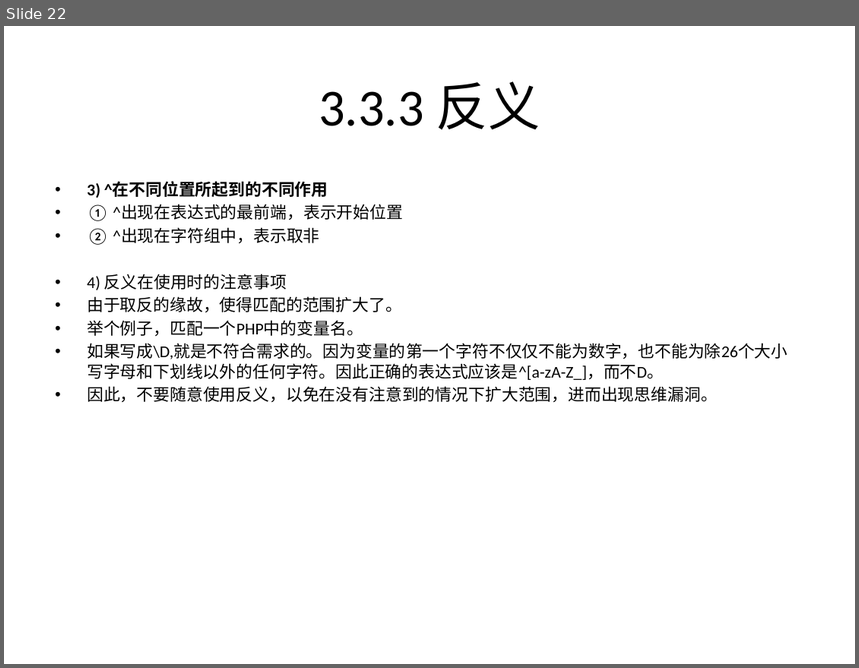
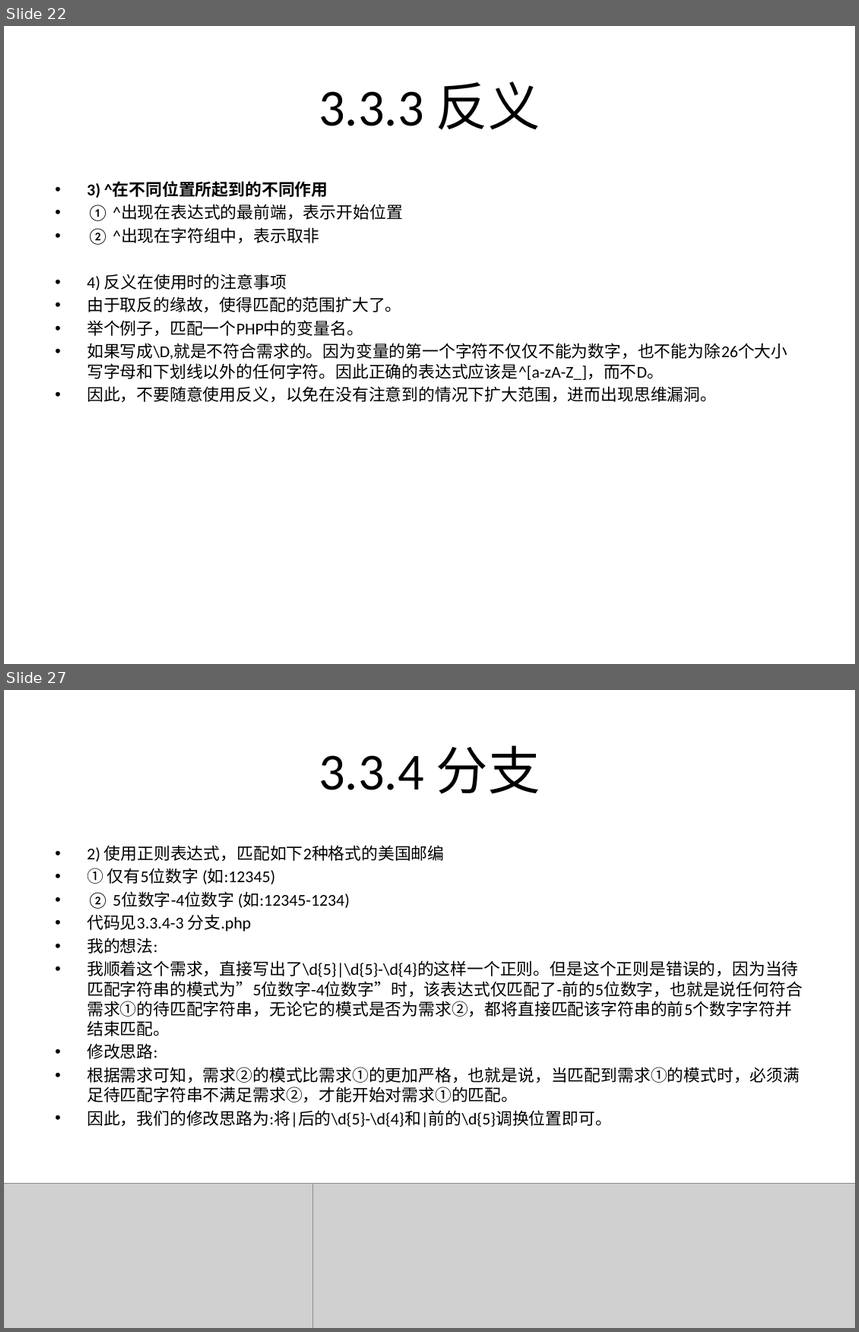
Before and after one commit to rayallen20/regularExpressions, a slide deck: 《PHP核心技术与最佳实践》第3章--正则表达式基础与应用/3.3 正则表达式匹配规则.pptx. Shown one above the other, each under a label of ours: slide 22 before the commit, slides 22 and 27 after it; the slides between them are not shown. The pictures are 859x668 and 859x1332 pixels, drawn with LibreOffice and Linux fonts; fonts in the diff are those of the drawing; grey boxes stand for pictures. Boxes give left, top, right and bottom in pixels: in the first picture for what was removed or moved away, otherwise in the second. Text is boxed around its words. In the diff, an @@ line names an element or a change of style, - is before the commit and + after.

Commit message:
3.3.4 分支完成

```diff
--- a/《PHP核心技术与最佳实践》第3章--正则表达式基础与应用/3.3 正则表达式匹配规则.pptx
+++ b/《PHP核心技术与最佳实践》第3章--正则表达式基础与应用/3.3 正则表达式匹配规则.pptx
@@ slide 27 added at [4, 690, 855, 1328], background #FFFFFF @@
@@ title added at [319, 745, 541, 794], 44 pt, text #000000 @@
+3.3.4 分支
@@ text added at [87, 845, 803, 1128], 14 pt, text #000000 @@
+• 2) 使用正则表达式，匹配如下2种格式的美国邮编
+• ① 仅有5位数字 (如:12345)
+• ② 5位数字-4位数字 (如:12345-1234)
+• 代码见3.3.4-3 分支.php
+• 我的想法:
+• 我顺着这个需求，直接写出了\d{5}|\d{5}-\d{4}的这样一个正则。但是这个正则是错误的，因为当待匹配字符串的模式为”5位数字-4位数字”时，该表达式仅匹配了-前的5位数字，也就是说任何符合需求①的待匹配字符串，无论它的模式是否为需求②，都将直接匹配该字符串的前5个数字字符并结束匹配。
+• 修改思路:
+• 根据需求可知，需求②的模式比需求①的更加严格，也就是说，当匹配到需求①的模式时，必须满足待匹配字符串不满足需求②，才能开始对需求①的匹配。
+• 因此，我们的修改思路为:将|后的\d{5}-\d{4}和|前的\d{5}调换位置即可。
@@ picture added at [4, 1184, 313, 1328] @@
@@ picture added at [313, 1184, 855, 1328] @@
```
Also in this commit, not shown: 5 other slides added, 3 other files.
